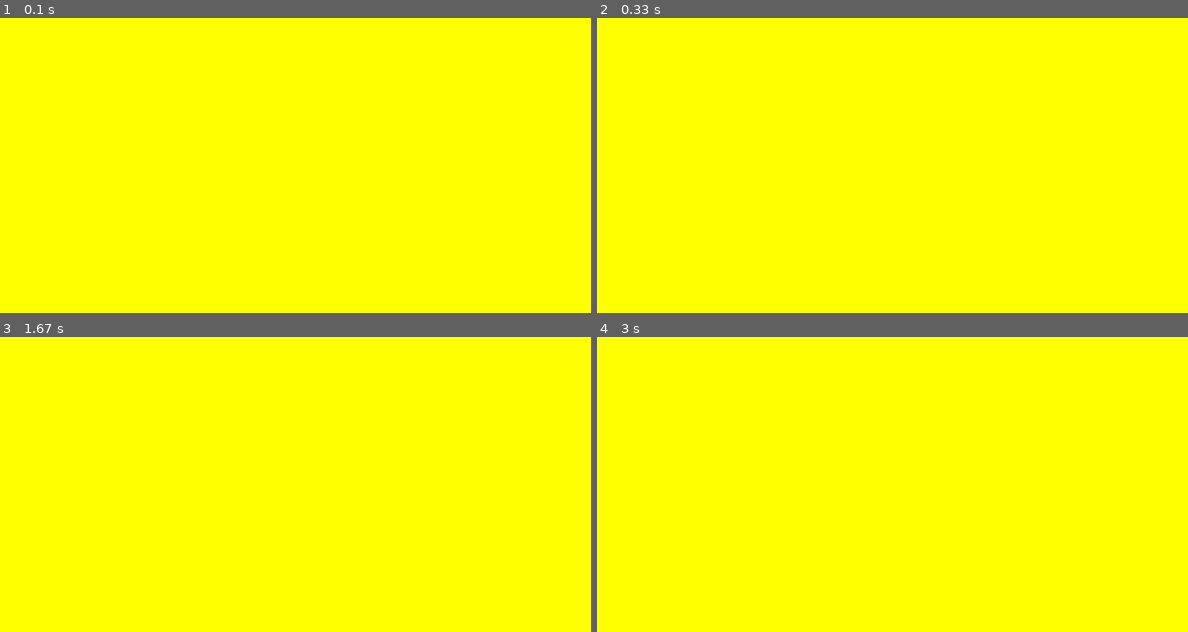
Above: before the commit, frames 1-4 (two rows, left to right).
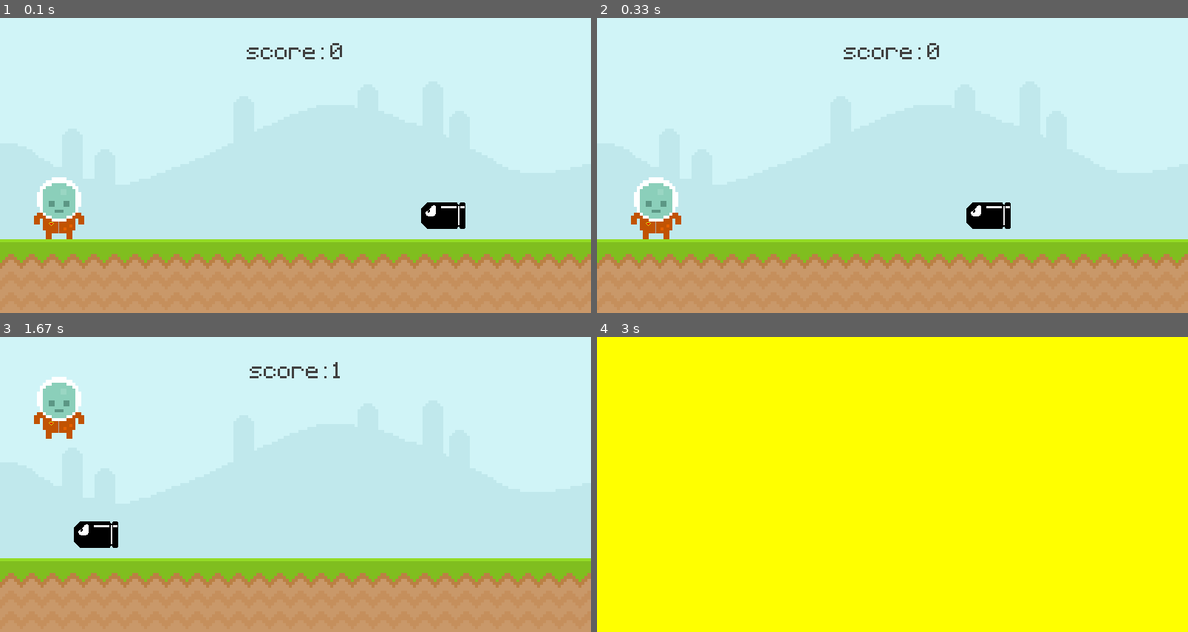
Above: after the commit, the same moments.

Repository: viniciuspadovam/PyGame-DennoRunner
Game: pygame game, started from main.py
Same seed, same stepped clock (60 frames per second), same inputs: the game is played once before the commit and once after it.
Inputs (mouse positions are in pixels of both pictures, inside the frame that each line leads up to):
- Up to frame 1 (0.1 s): no input
- Up to frame 2 (0.33 s): no input
- Up to frame 3 (1.67 s): click (295, 484) at 0.38 s; click (112, 440) at 1.22 s
- Up to frame 4 (3 s): no input

The runs differ from the first frame. In frame 1, 100% of the frame differs, in the area x 0-100%, y 0-100%; in frame 2, 100%; in frame 3, 100%; in frame 4, nothing differs.

Commit message:
Update main.py

Diff:
--- a/main.py
+++ b/main.py
@@ -14,7 +14,7 @@
 pygame.display.set_caption('Pixel Runner')
 clock = pygame.time.Clock()
 test_font = pygame.font.Font('assets/fonts/Pixeltype.ttf', 50)
-game_active = False
+game_active = True
 start_time = 0
 score = 0
 
